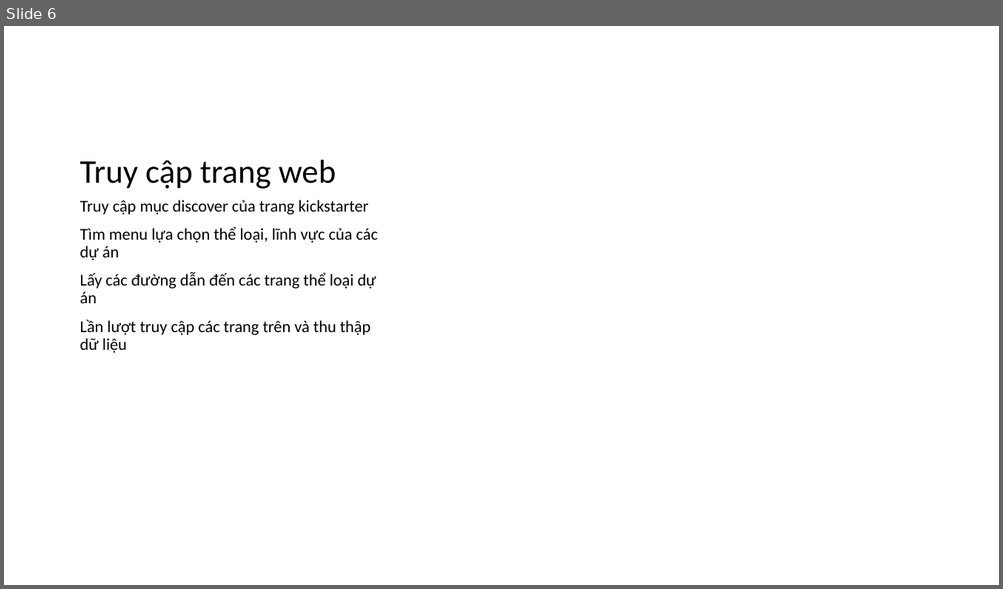
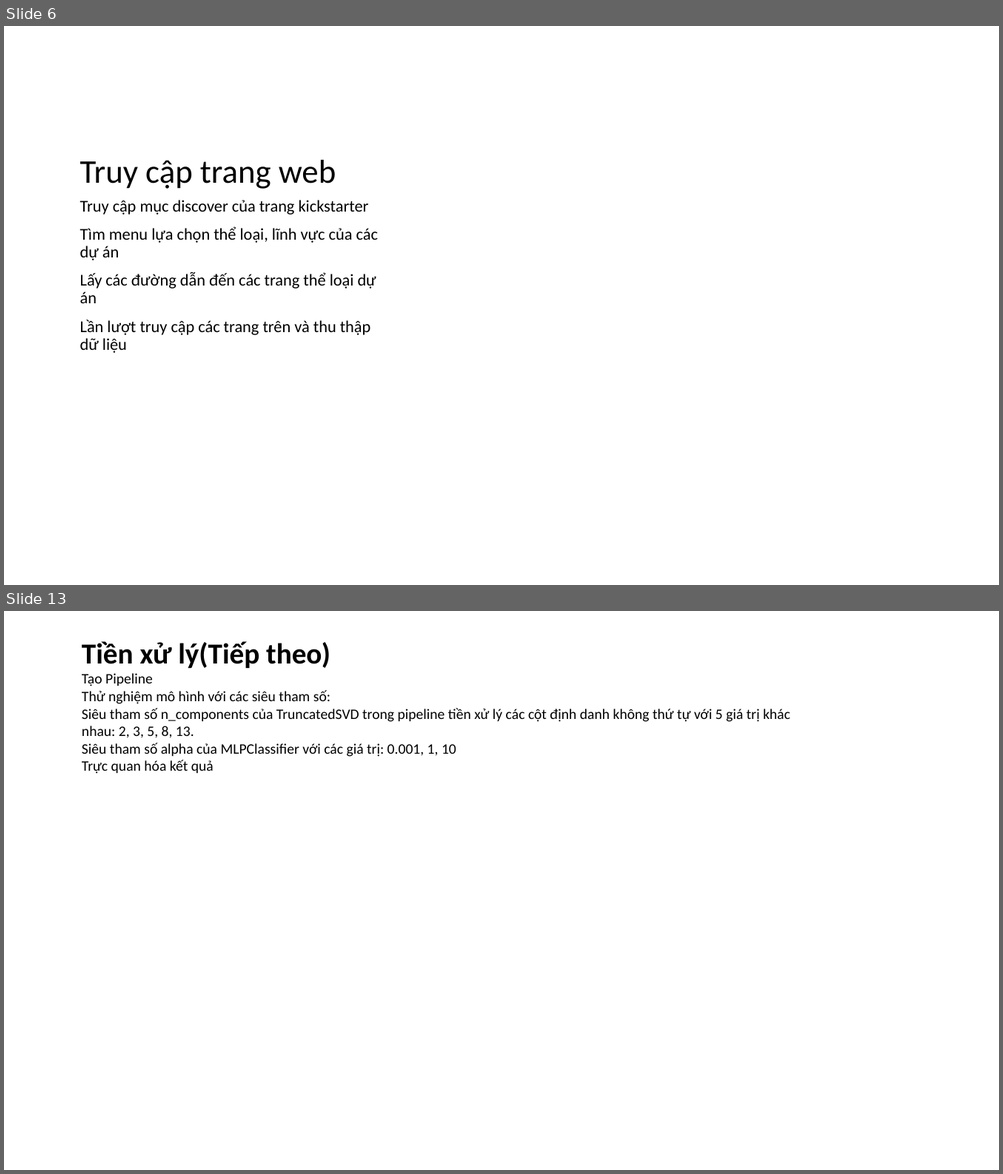
Before and after one commit to XQuyTran/DataScience_Project_HCMUS, a slide deck: presentation/report.pptx. Shown one above the other, each under a label of ours: slide 6 before the commit, slides 6 and 13 after it; the slides between them are not shown. The pictures are 1003x589 and 1003x1174 pixels, drawn with LibreOffice and Linux fonts; fonts in the diff are those of the drawing. Boxes give left, top, right and bottom in pixels: in the first picture for what was removed or moved away, otherwise in the second. Text is boxed around its words. In the diff, an @@ line names an element or a change of style, - is before the commit and + after.

```diff
--- a/presentation/report.pptx
+++ b/presentation/report.pptx
@@ slide 13 added at [4, 611, 999, 1170], background #FFFFFF @@
@@ text added at [82, 641, 790, 774], 14 pt, text #000000 @@
+Tiền xử lý(Tiếp theo)
+Tạo Pipeline
+Thử nghiệm mô hình với các siêu tham số:
+Siêu tham số n_components của TruncatedSVD trong pipeline tiền xử lý các cột định danh không thứ tự với 5 giá trị khác nhau: 2, 3, 5, 8, 13.
+Siêu tham số alpha của MLPClassifier với các giá trị: 0.001, 1, 10
+Trực quan hóa kết quả
```
Also in this commit, not shown: 1 slide changed, 5 other slides added.
